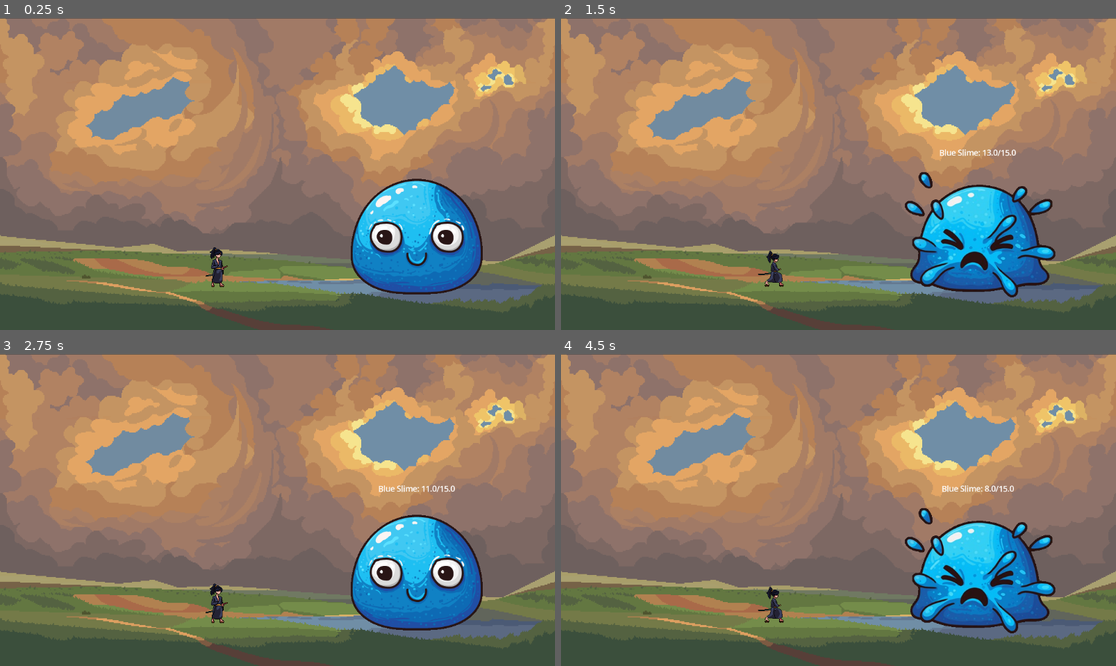
Above: before the commit, frames 1-4 (two rows, left to right).
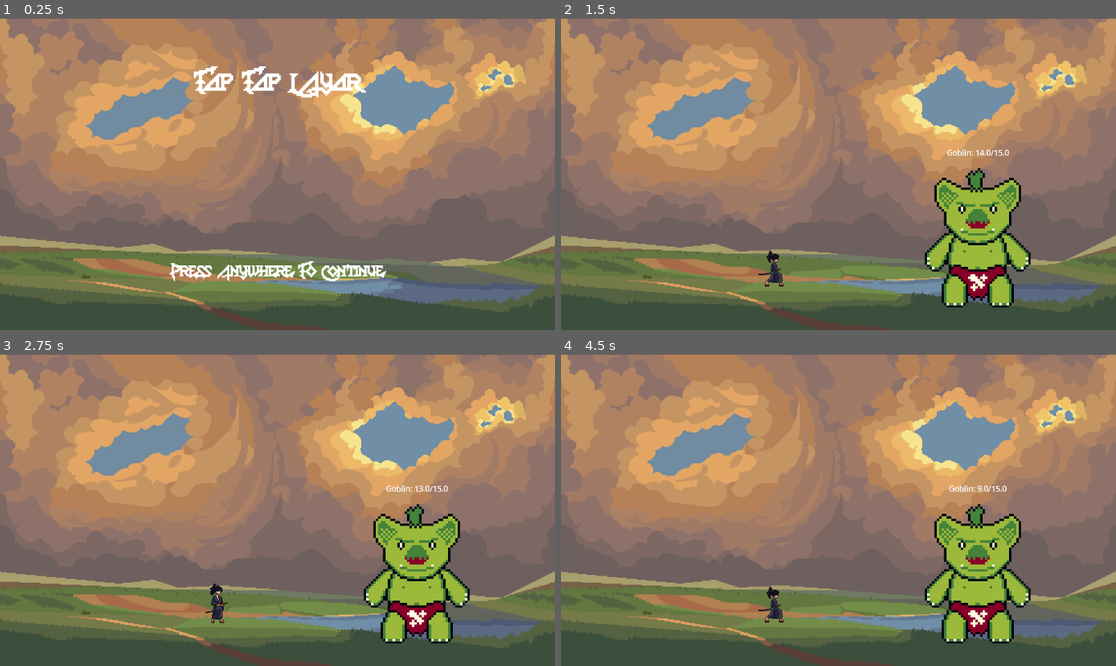
Above: after the commit, the same moments.

Repository: SEANVSA/Prototype
Game: Godot game, scene res://scenes/StartMenu.tscn
Same seed, same stepped clock (60 frames per second), same inputs: the game is played once before the commit and once after it. Before the commit the project starts from res://scenes/GameScene.tscn.
Inputs (mouse positions are in pixels of both pictures, inside the frame that each line leads up to):
- Up to frame 1 (0.25 s): no input
- Up to frame 2 (1.5 s): tap Enter at 0.5 s; move the mouse to (960, 158) at 0.52 s; click (960, 158) at 0.67 s; move the mouse to (727, 189) at 1.27 s; click (727, 189) at 1.42 s
- Up to frame 3 (2.75 s): move the mouse to (333, 441) at 2.02 s; click (333, 441) at 2.17 s
- Up to frame 4 (4.5 s): move the mouse to (810, 572) at 2.77 s; click (810, 572) at 2.92 s; move the mouse to (1005, 556) at 3.52 s; click (1005, 556) at 3.67 s; move the mouse to (672, 463) at 4.27 s; click (672, 463) at 4.42 s

The runs differ from the first frame. In frame 1, 9.5% of the frame differs, in the area x 30-87%, y 15-89%; in frame 2, 8.3%; in frame 3, 8.0%; in frame 4, 8.3%.

Commit message:
fix

Diff:
--- a/project.godot
+++ b/project.godot
@@ -11,7 +11,7 @@
 [application]
 
 config/name="Prototype"
-run/main_scene="uid://dy8kug6ywk2j8"
+run/main_scene="uid://bpwcifimhad5c"
 config/features=PackedStringArray("4.4", "Forward Plus")
 config/icon="res://icon.svg"
 
--- a/scripts/Gameplay/GameManager.gd
+++ b/scripts/Gameplay/GameManager.gd
@@ -10,7 +10,6 @@
 @export var enemy_definitions: Array[Dictionary] = [
 	{ "name": "Blue Slime", "path": "res://scenes/Monster/Monster1.tscn"},
 	{ "name": "Yellow Slime", "path": "res://scenes/Monster/Monster2.tscn"},
-	{ "name": "Treant", "path": "res://scenes/Monster/Monster3.tscn"},
 	{ "name": "Goblin", "path": "res://scenes/Monster/Monster4.tscn"}
 ]
 @export var boss_definitions: Array[Dictionary] = [
